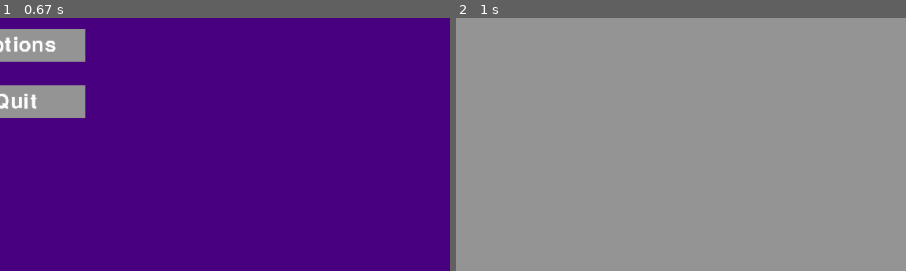
Above: before the commit, frames 1-2 (left to right).
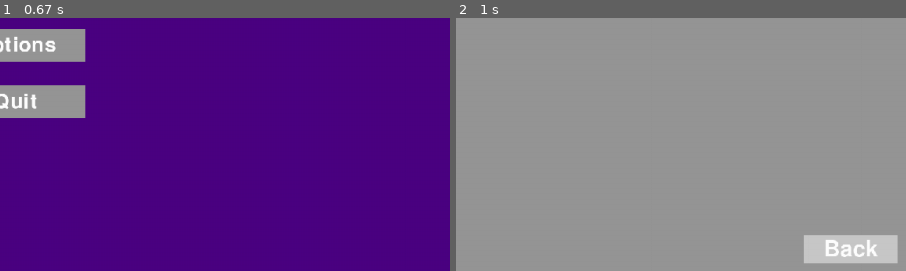
Above: after the commit, the same moments.

Repository: EvannBerthou/PygamePlatformer
Game: pygame game, started from main.py
Same seed, same stepped clock (60 frames per second), same inputs: the game is played once before the commit and once after it.
Inputs (mouse positions are % of the whole screen's width and height, from its top left):
- Up to frame 1 (0.67 s): no input
- Up to frame 2 (1 s): click (46, 54) at 0.93 s
The pictures show only the part of the screen within x 48-98%, y 48-98%; the shares and areas given below are measured in that part.

Frame 1 is identical in both runs. In frame 2, 2.3% of the frame differs, in the area x 77-99%, y 85-97%.

Commit message:
(#211) Added Back button in option menu

Diff:
--- a/data/MainMenu/MainMenu.py
+++ b/data/MainMenu/MainMenu.py
@@ -91,6 +91,10 @@
                                                 (100,100,100), (75,75,75), self.change_resolution)
         self.ui_manager.add(self.resolution_dropdown)
 
+        self.ui_manager.add(UI.Button(main_menu.game.DESING_W - 250, main_menu.game.DESING_H - 100, 200,60,
+                                        "Back", (200,200,200), main_menu.main_menu, [],
+                                        center_text = True, font_size = 70))
+
     def draw(self, surface):
         pygame.draw.rect(surface, (150,150,150),
                         (10,10, self.main_menu.game.DESING_W - 20, self.main_menu.game.DESING_H - 20))
@@ -125,6 +129,9 @@
         self.menu.ui_manager.update(mouse_position, mouse_pressed, mouse_rel, events)
         self.menu.update(mouse_position, mouse_pressed, mouse_rel, events)
 
+    def main_menu(self, *args):
+        self.menu = MainScreenMenu(self)
+
     def draw(self, surface):
         surface.fill((75,0,130))
 
